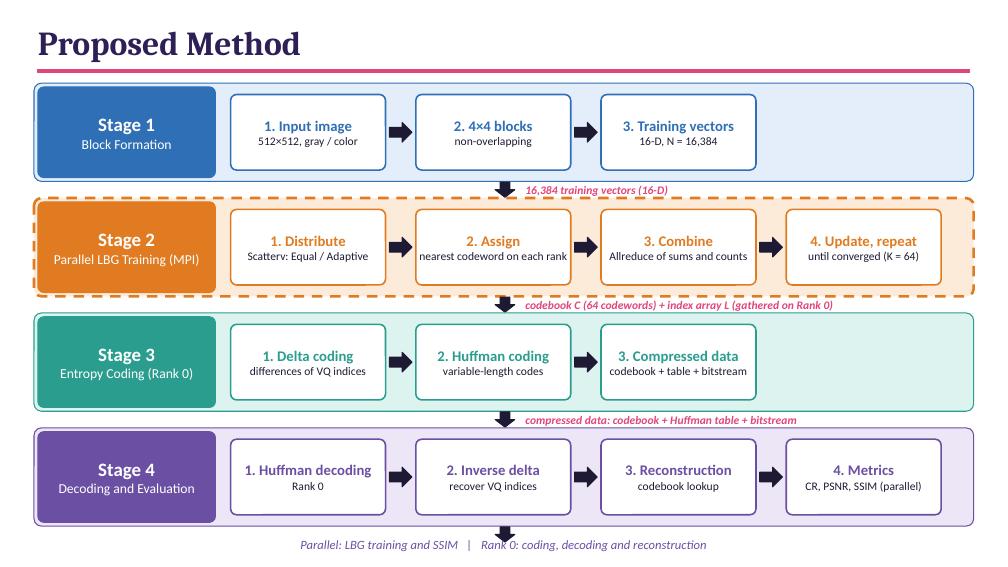
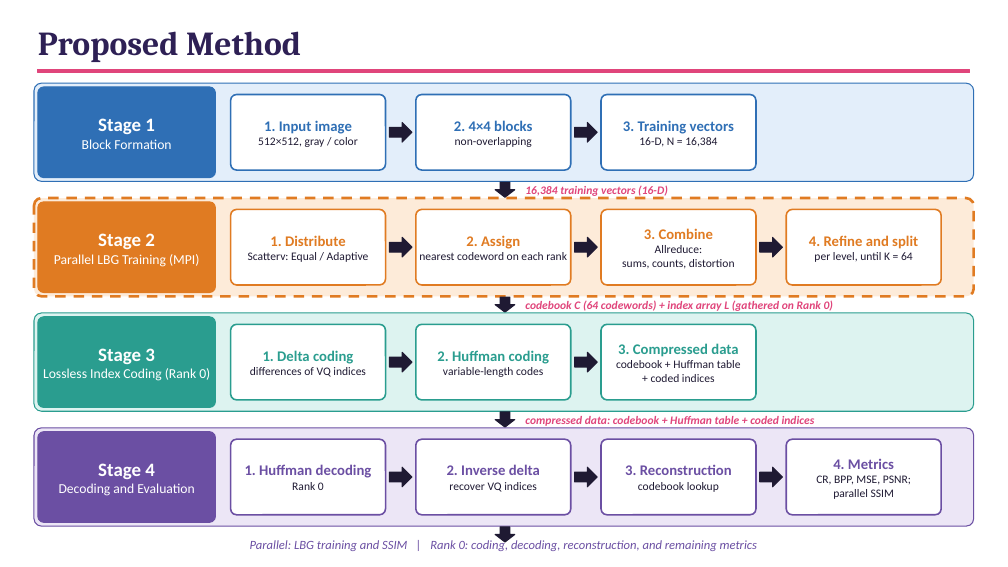
Before and after one commit to ibtihal-cpu/mihk, a slide deck: slide 1 of results/seminar/figs/overview.pptx. Drawn at 1008x567 pixels with LibreOffice and Linux fonts; fonts in the diff are those of the drawing. Boxes give left, top, right and bottom in pixels: in the first picture for what was removed or moved away, otherwise in the second. Text is boxed around its words. In the diff, an @@ line names an element or a change of style, - is before the commit and + after.

```diff
--- a/results/seminar/figs/overview.pptx
+++ b/results/seminar/figs/overview.pptx
@@ text at <box>809,235,918,262</box>: text changed @@
-4. Update, repeat
-until converged (K = 64)
+4. Refine and split
+per level, until K = 64
@@ text at <box>622,245,735,269</box>: text changed @@
-Allreduce of sums and counts
+Allreduce:
+sums, counts, distortion
@@ text at <box>43,368,210,381</box>: text changed @@
-Entropy Coding (Rank 0)
+Lossless Index Coding (Rank 0)
@@ text at <box>616,360,741,382</box>: text changed @@
-codebook + table + bitstream
+codebook + Huffman table
++ coded indices
@@ text at <box>525,416,815,426</box>: text changed @@
-compressed data: codebook + Huffman table + bitstream
+compressed data: codebook + Huffman table + coded indices
@@ text at <box>816,475,911,499</box>: text changed @@
-CR, PSNR, SSIM (parallel)
+CR, BPP, MSE, PSNR;
+parallel SSIM
@@ text at <box>250,538,757,551</box>: text changed @@
-Parallel: LBG training and SSIM | Rank 0: coding, decoding and reconstruction
+Parallel: LBG training and SSIM | Rank 0: coding, decoding, reconstruction, and remaining metrics
```
Also in this commit, not shown: 3 other files.
